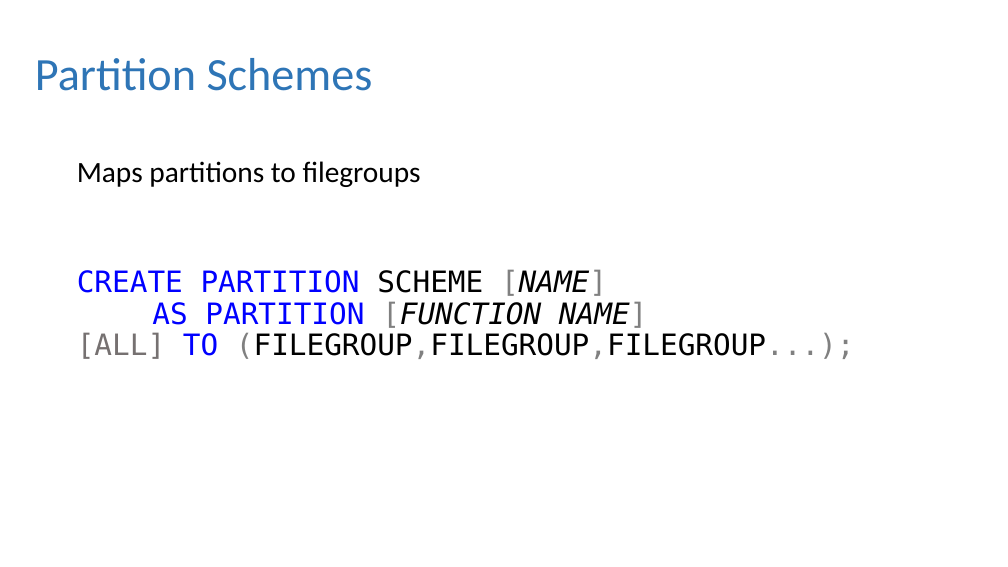
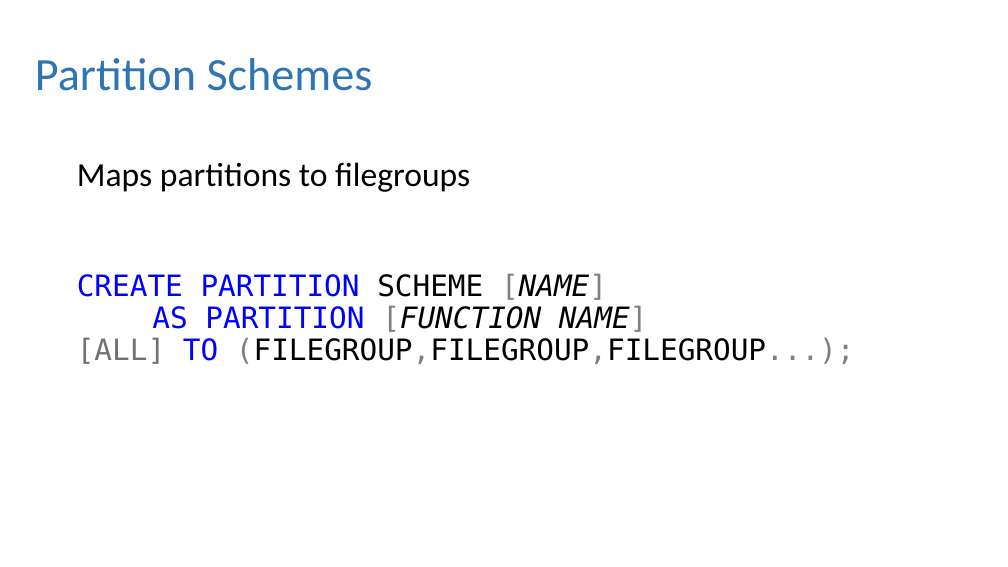
Before and after one commit to dbafromthecold/IntroToPartitioning, a slide deck: slide 12 of Intro to Partitioning.pptx. Drawn at 1008x567 pixels with LibreOffice and Linux fonts; fonts in the diff are those of the drawing; background and template pictures are left out. Boxes give left, top, right and bottom in pixels: in the first picture for what was removed or moved away, otherwise in the second. Text is boxed around its words. In the diff, an @@ line names an element or a change of style, - is before the commit and + after.

```diff
--- a/Intro to Partitioning.pptx
+++ b/Intro to Partitioning.pptx
@@ text at <box>77,162,470,192</box>: size 28 to 32 pt in "Maps partitions to filegroups" @@
```
Also in this commit, not shown: 20 other slides changed, 1 other file.
